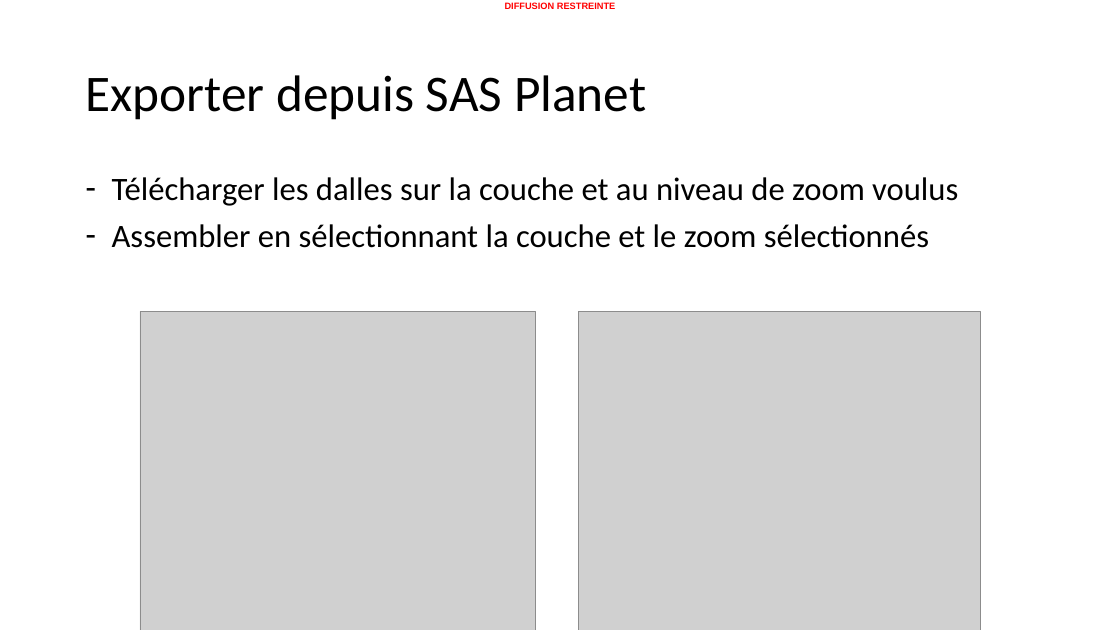
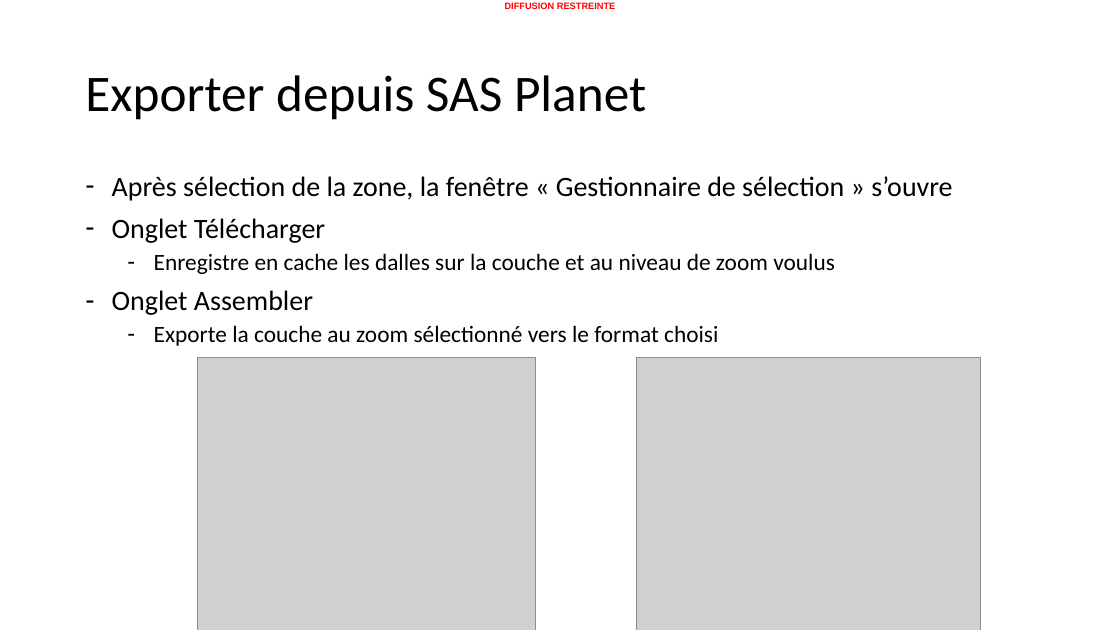
Before and after one commit to 20100dbg/OutilsGeo, a slide deck: slide 8 of cours/Guide - obtenir des cartes.pptx (slide 10 before the commit). Drawn at 1120x630 pixels with LibreOffice and Linux fonts; fonts in the diff are those of the drawing; grey boxes stand for pictures; background and template pictures are left out. Boxes give left, top, right and bottom in pixels: in the first picture for what was removed or moved away, otherwise in the second. Text is boxed around its words. In the diff, an @@ line names an element or a change of style, - is before the commit and + after.

```diff
--- a/cours/Guide - obtenir des cartes.pptx
+++ b/cours/Guide - obtenir des cartes.pptx
@@ text at [112, 176, 952, 346]: text changed; size 28 to 20 pt @@
-– Télécharger les dalles sur la couche et au niveau de zoom voulus
-– Assembler en sélectionnant la couche et le zoom sélectionnés
+– Après sélection de la zone, la fenêtre « Gestionnaire de sélection » s’ouvre
+– Onglet Télécharger
+  – Enregistre en cache les dalles sur la couche et au niveau de zoom voulus
+– Onglet Assembler
+  – Exporte la couche au zoom sélectionné vers le format choisi
@@ picture: place and size @@
-picture at [140, 312, 536, 630]
+picture at [197, 358, 535, 630]
@@ picture: place and size @@
-picture at [578, 312, 980, 630]
+picture at [636, 358, 980, 630]
```
Also in this commit, not shown: 7 other slides changed, 10 slides added, 6 slides removed, 1 other file.
